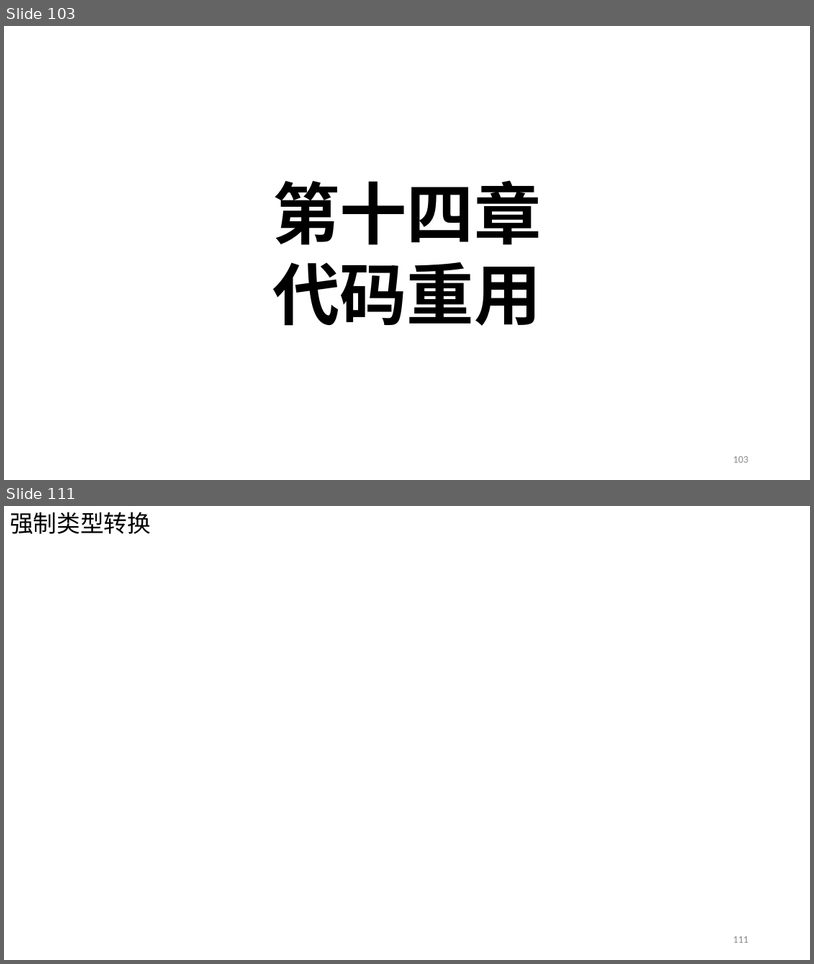
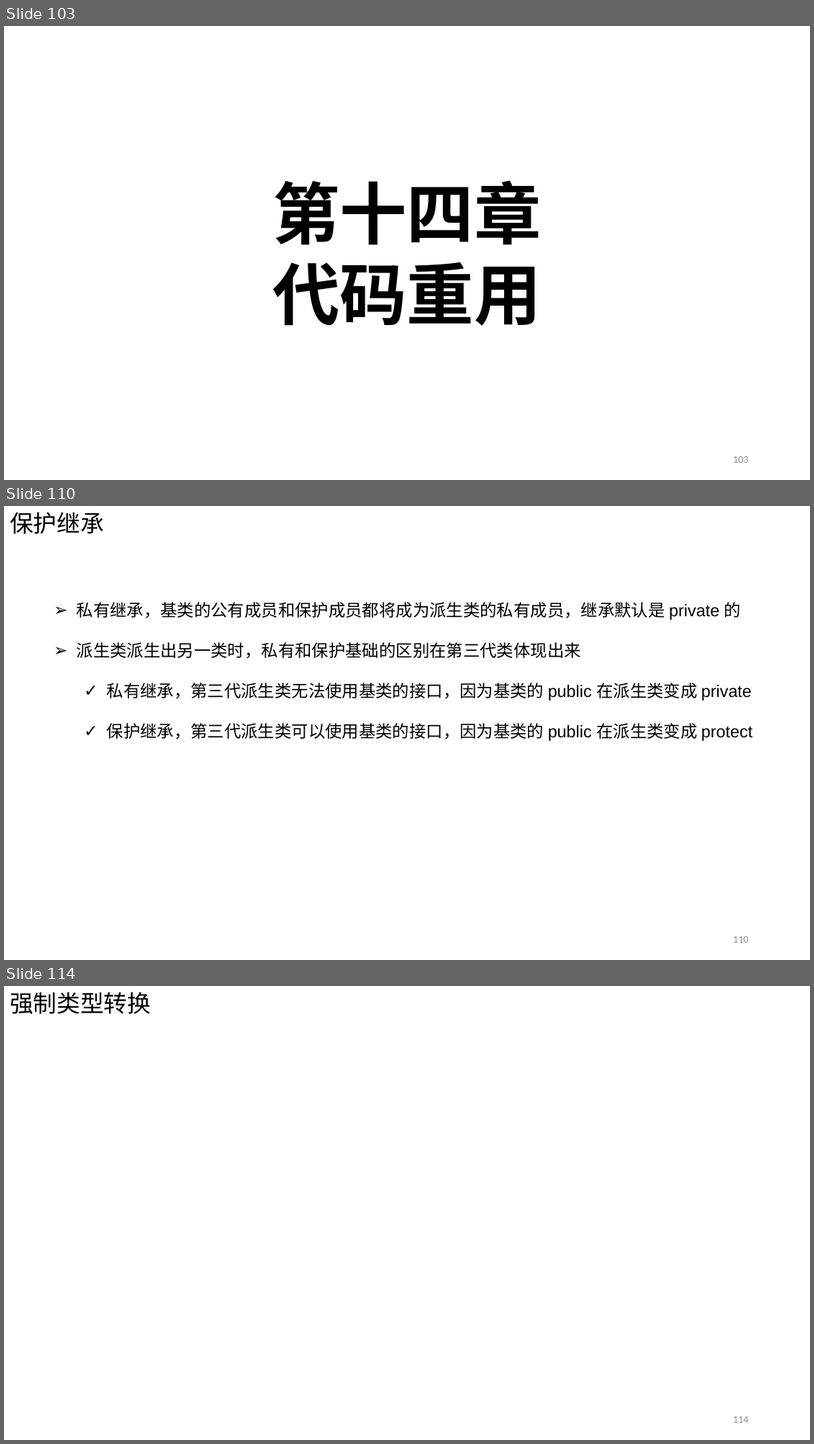
Before and after one commit to Chao200/CPP_Primer_Plus, a slide deck: C++ Primer Plus.pptx. Shown one above the other, each under a label of ours: slides 103 and 111 before the commit, slides 103, 110 and 114 after it; the slides between them are not shown. The pictures are 814x964 and 814x1444 pixels, drawn with LibreOffice and Linux fonts; fonts in the diff are those of the drawing. Boxes give left, top, right and bottom in pixels: in the first picture for what was removed or moved away, otherwise in the second. Text is boxed around its words. In the diff, an @@ line names an element or a change of style, - is before the commit and + after.

```diff
--- a/C++ Primer Plus.pptx
+++ b/C++ Primer Plus.pptx
@@ slide 110 added at (x1=4, y1=506, x2=810, y2=960), background #FFFFFF @@
@@ text added at (x1=10, y1=512, x2=104, y2=534), 28 pt, text #000000 @@
+保护继承
@@ text added at (x1=77, y1=602, x2=753, y2=741), 20 pt, text #000000 @@
+➢ 私有继承，基类的公有成员和保护成员都将成为派生类的私有成员，继承默认是 private 的
+➢ 派生类派生出另一类时，私有和保护基础的区别在第三代类体现出来
+  ✓ 私有继承，第三代派生类无法使用基类的接口，因为基类的 public 在派生类变成 private
+  ✓ 保护继承，第三代派生类可以使用基类的接口，因为基类的 public 在派生类变成 protect
@@ page number added at (x1=733, y1=936, x2=748, y2=942), 12 pt, text #8C8C8C @@
+110
@@ what was slide 111 is now slide 114 @@
@@ page number at (x1=733, y1=1416, x2=748, y2=1422): text changed @@
-111
+114
```
Also in this commit, not shown: 2 slides changed, 7 other slides added, 5 slides removed.
